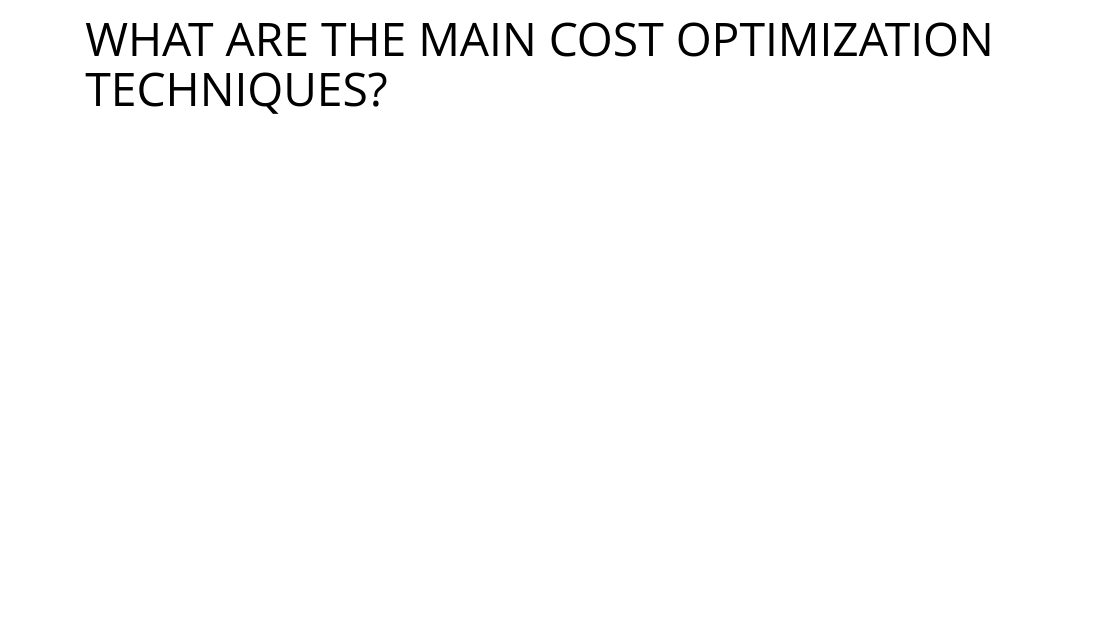
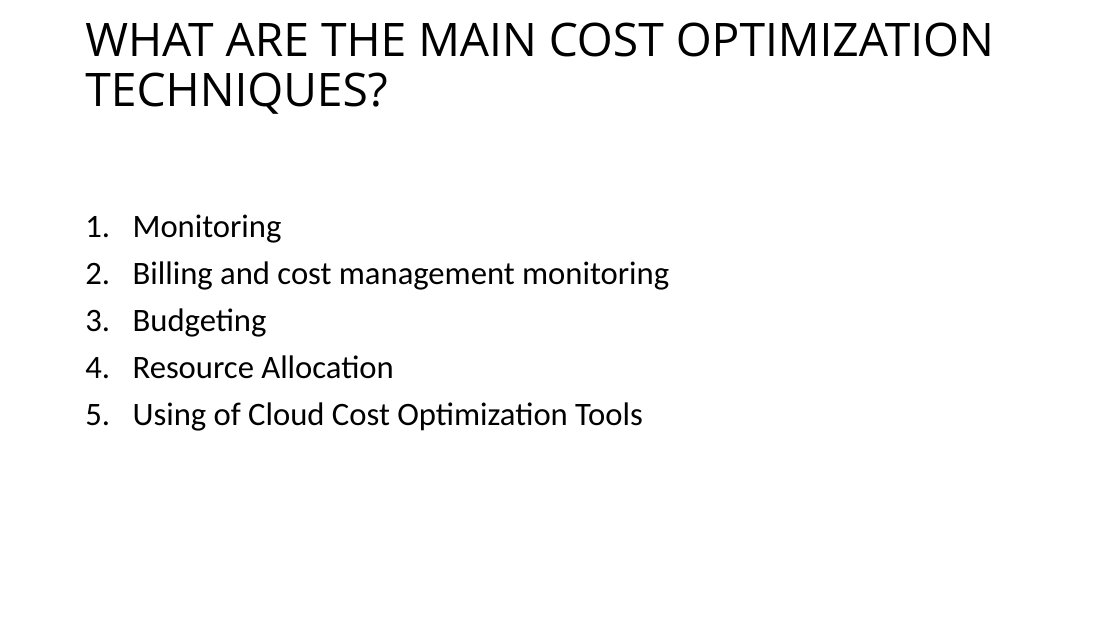
Before and after one commit to NadakuditiTarunBalaji/internshala_task, a slide deck: slide 7 of CLOUD_INTERVIEW_TASK.pptx. Drawn at 1120x630 pixels with LibreOffice and Linux fonts; fonts in the diff are those of the drawing. Boxes give left, top, right and bottom in pixels: in the first picture for what was removed or moved away, otherwise in the second. Text is boxed around its words. In the diff, an @@ line names an element or a change of style, - is before the commit and + after.

```diff
--- a/CLOUD_INTERVIEW_TASK.pptx
+++ b/CLOUD_INTERVIEW_TASK.pptx
@@ text added at (133,214,669,431), 28 pt, text #000000 @@
+1. Monitoring
+2. Billing and cost management monitoring
+3. Budgeting
+4. Resource Allocation
+5. Using of Cloud Cost Optimization Tools
```
Also in this commit, not shown: 3 other slides changed, 9 slides added, 1 other file.
